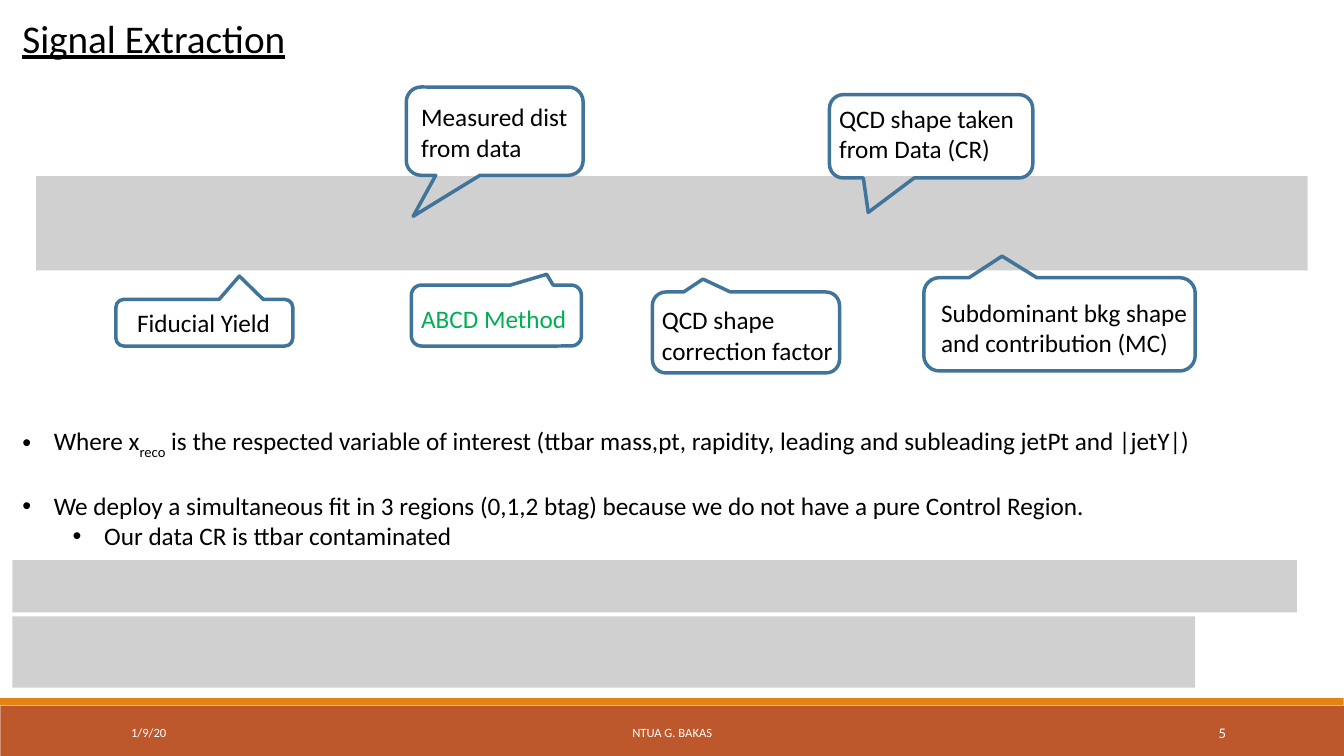
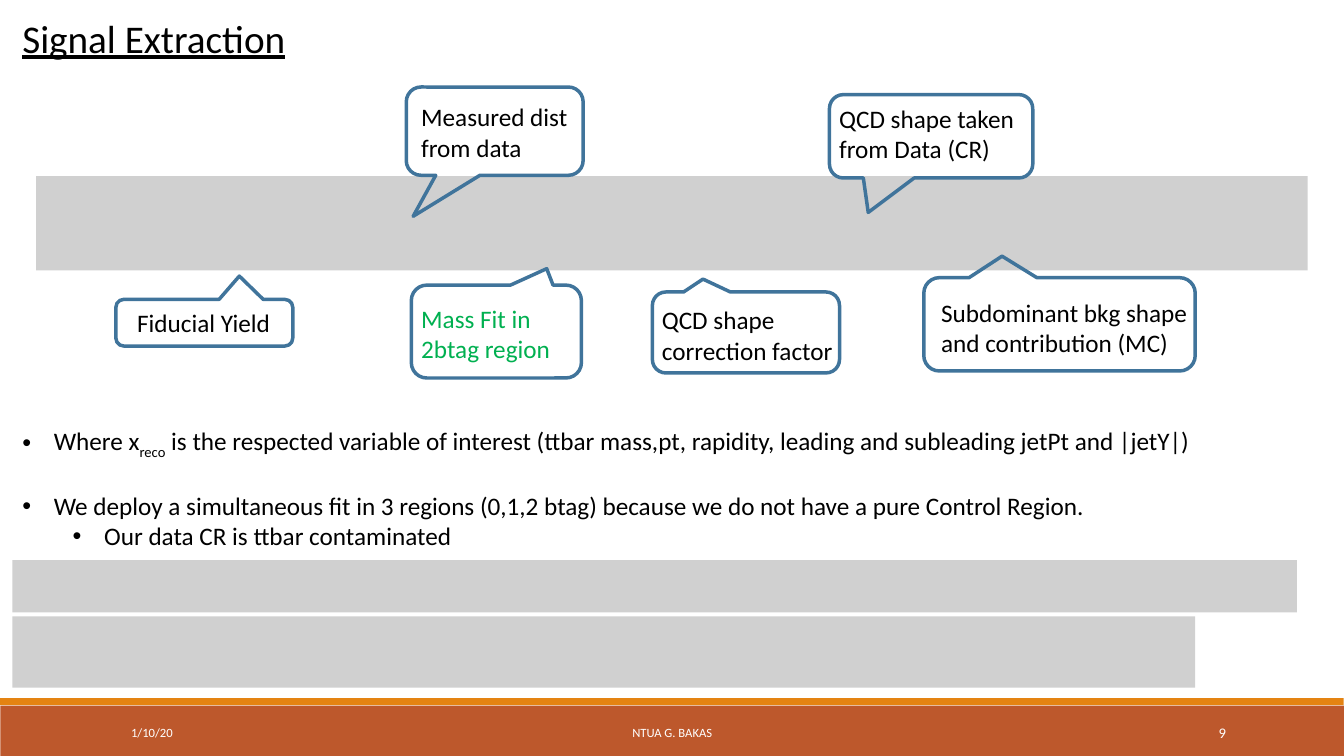
Before and after one commit to georgebakas/HEP-NTUA, a slide deck: slide 9 of Weekly Meetings/HEP_Weekly_10January2020.pptx (slide 5 before the commit). Drawn at 1344x756 pixels with LibreOffice and Linux fonts; fonts in the diff are those of the drawing; grey boxes stand for pictures; background and template pictures are left out. Boxes give left, top, right and bottom in pixels: in the first picture for what was removed or moved away, otherwise in the second. Text is boxed around its words. In the diff, an @@ line names an element or a change of style, - is before the commit and + after.

Commit message:
New plots for eff/acc and qcd closure/tt contamination. Also re-run template fit results for 2016_Loose as well as Fit result using MassFitNew.C which performs a fit only in the 2btag region (as in the 2016 analysis)

```diff
--- a/Weekly Meetings/HEP_Weekly_10January2020.pptx
+++ b/Weekly Meetings/HEP_Weekly_10January2020.pptx
@@ rounded speech box: place and size @@
-rounded speech box at box(411, 285, 582, 346)
+rounded speech box at box(411, 285, 582, 378)
@@ text at box(421, 310, 550, 363): text changed @@
-ABCD Method
+Mass Fit in 2btag region
@@ text at box(131, 728, 173, 738): text changed @@
-1/9/20
+1/10/20
@@ page number at box(1219, 728, 1226, 738): text changed @@
-5
+9
```
Also in this commit, not shown: 3 other slides changed, 6 slides added, 23 other files.
